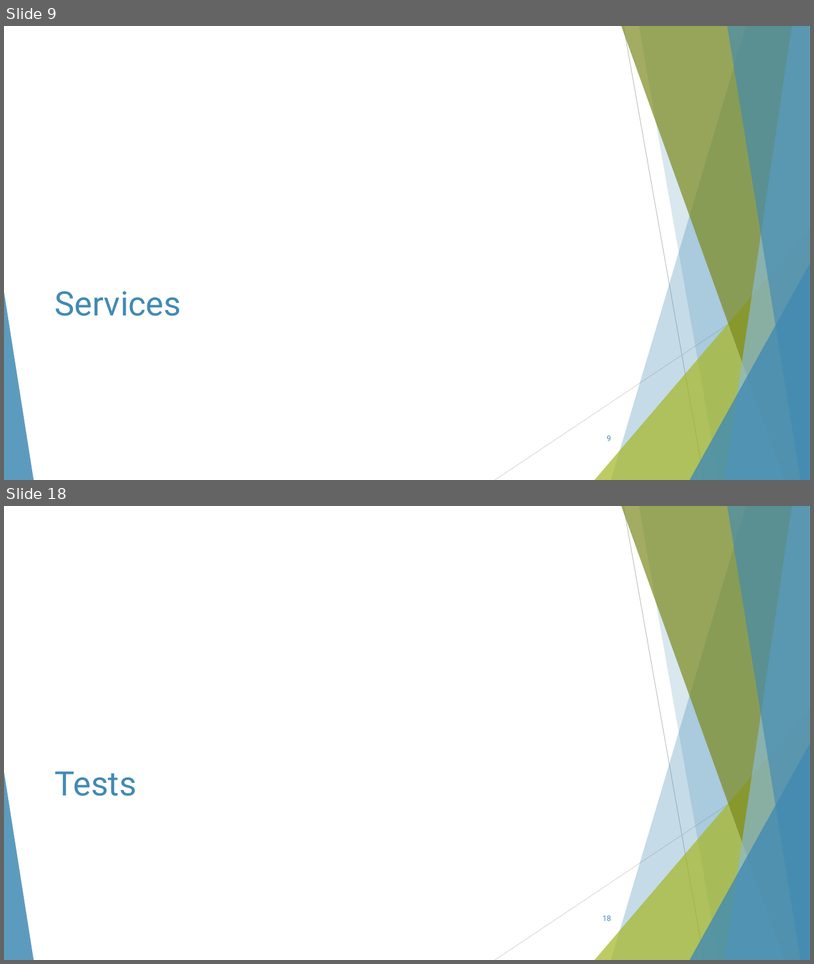
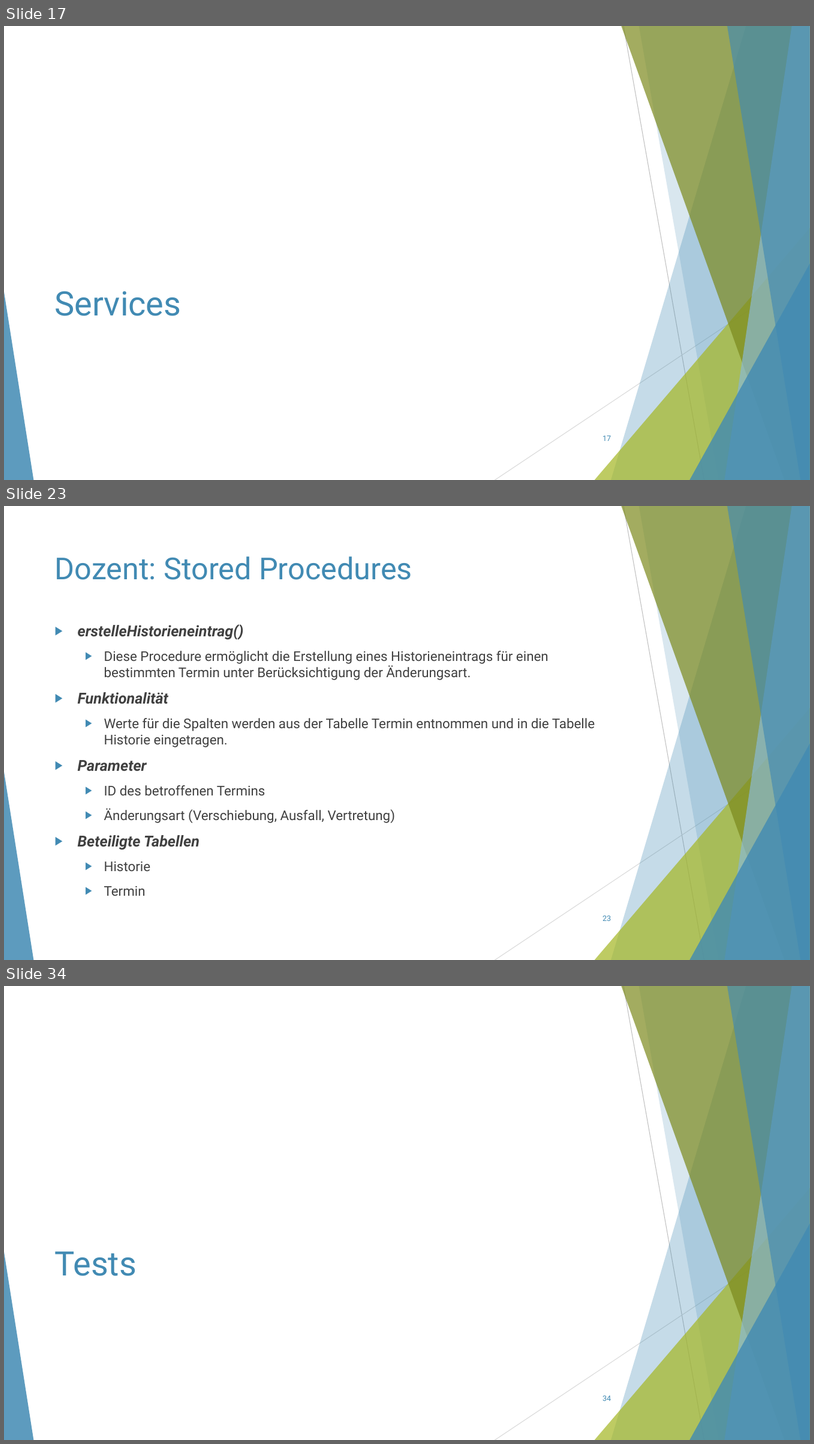
Before and after one commit to ThorbenKonopka/db_WS23_24, a slide deck: Präsentation/Präsentation.pptx. Shown one above the other, each under a label of ours: slides 9 and 18 before the commit, slides 17, 23 and 34 after it; the slides between them are not shown. The pictures are 814x964 and 814x1444 pixels, drawn with LibreOffice and Linux fonts; fonts in the diff are those of the drawing. Boxes give left, top, right and bottom in pixels: in the first picture for what was removed or moved away, otherwise in the second. Text is boxed around its words. In the diff, an @@ line names an element or a change of style, - is before the commit and + after.

```diff
--- a/Präsentation/Präsentation.pptx
+++ b/Präsentation/Präsentation.pptx
@@ slide 23 added at bbox=[4, 506, 810, 960], background #FFFFFF; not listed: 10 template elements that a slide beside it also shows @@
@@ title added at bbox=[55, 556, 413, 580], 36 pt, text #418AB3 @@
+Dozent: Stored Procedures
@@ text added at bbox=[78, 624, 595, 895], 16 pt, text #404040 @@
+▶ erstelleHistorieneintrag()
+  ▶ Diese Procedure ermöglicht die Erstellung eines Historieneintrags für einen bestimmten Termin unter Berücksichtigung der Änderungsart.
+▶ Funktionalität
+  ▶ Werte für die Spalten werden aus der Tabelle Termin entnommen und in die Tabelle Historie eingetragen.
+▶ Parameter
+  ▶ ID des betroffenen Termins
+  ▶ Änderungsart (Verschiebung, Ausfall, Vertretung)
+▶ Beteiligte Tabellen
+  ▶ Historie
+  ▶ Termin
@@ page number added at bbox=[603, 915, 611, 921], 9 pt, text #418AB3 @@
+23
@@ what was slide 9 is now slide 17 @@
@@ page number at bbox=[603, 435, 611, 441]: text changed @@
-9
+17
@@ what was slide 18 is now slide 34 @@
@@ page number at bbox=[603, 1395, 611, 1401]: text changed @@
-18
+34
```
Also in this commit, not shown: 7 slides changed, 20 other slides added, 5 slides removed.
